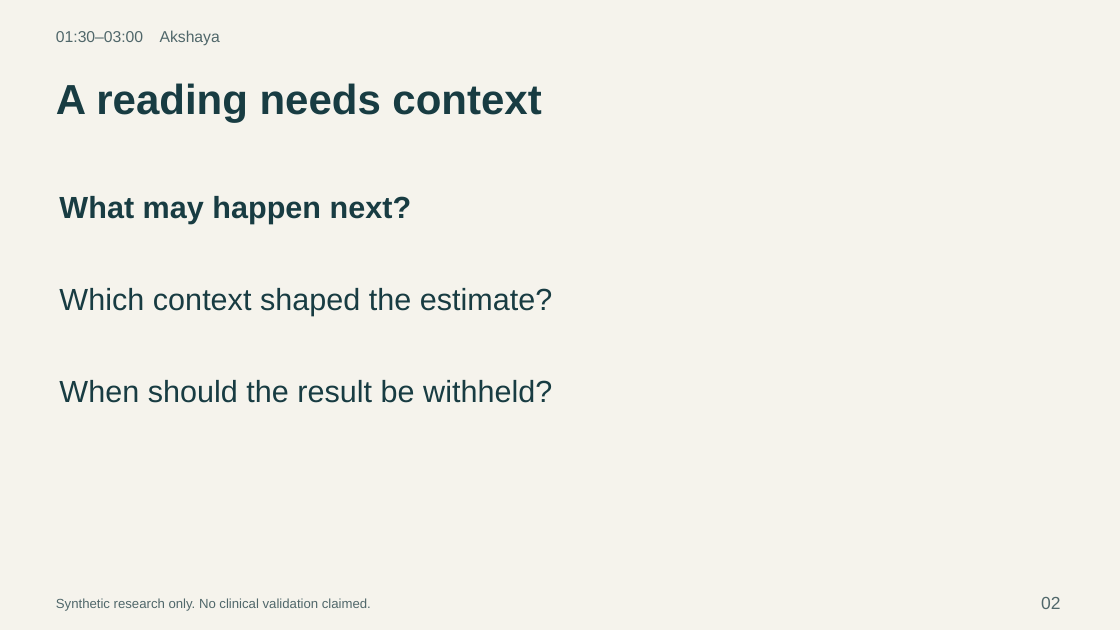
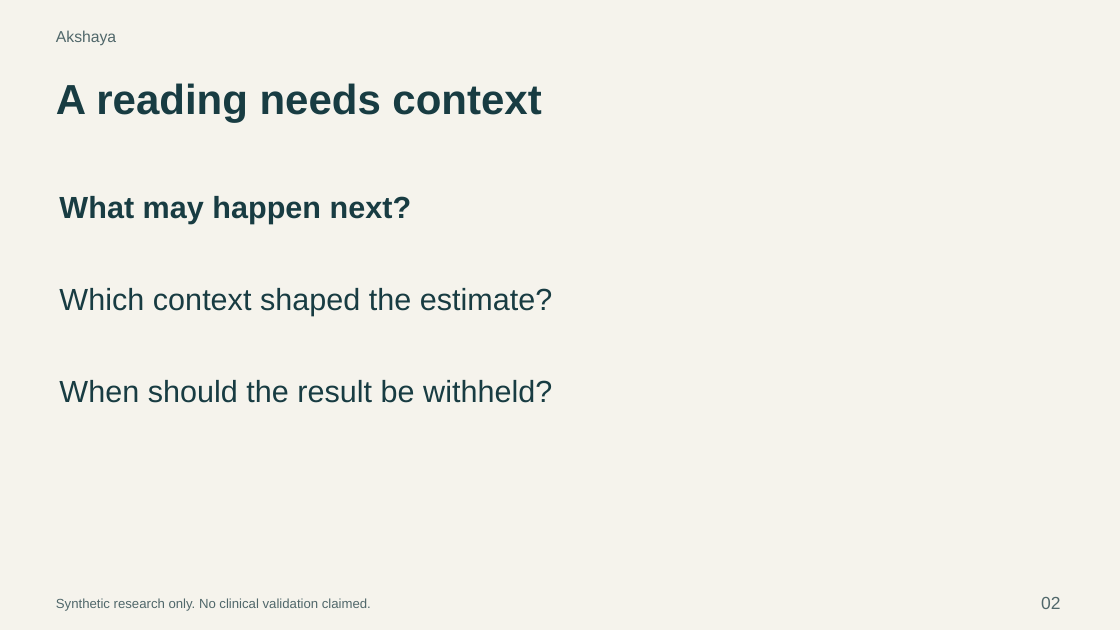
Before and after one commit to AkshayAlgoX/T2D-Glucose-Digital-Twin, a slide deck: slide 2 of docs/presentation/presentation.pptx. Drawn at 1120x630 pixels with LibreOffice and Linux fonts; fonts in the diff are those of the drawing. Boxes give left, top, right and bottom in pixels: in the first picture for what was removed or moved away, otherwise in the second. Text is boxed around its words. In the diff, an @@ line names an element or a change of style, - is before the commit and + after.

```diff
--- a/docs/presentation/presentation.pptx
+++ b/docs/presentation/presentation.pptx
@@ text at [56,30,116,45]: text changed @@
-01:30–03:00 Akshaya
+Akshaya
```
Also in this commit, not shown: 13 other slides changed, 5 other files.
